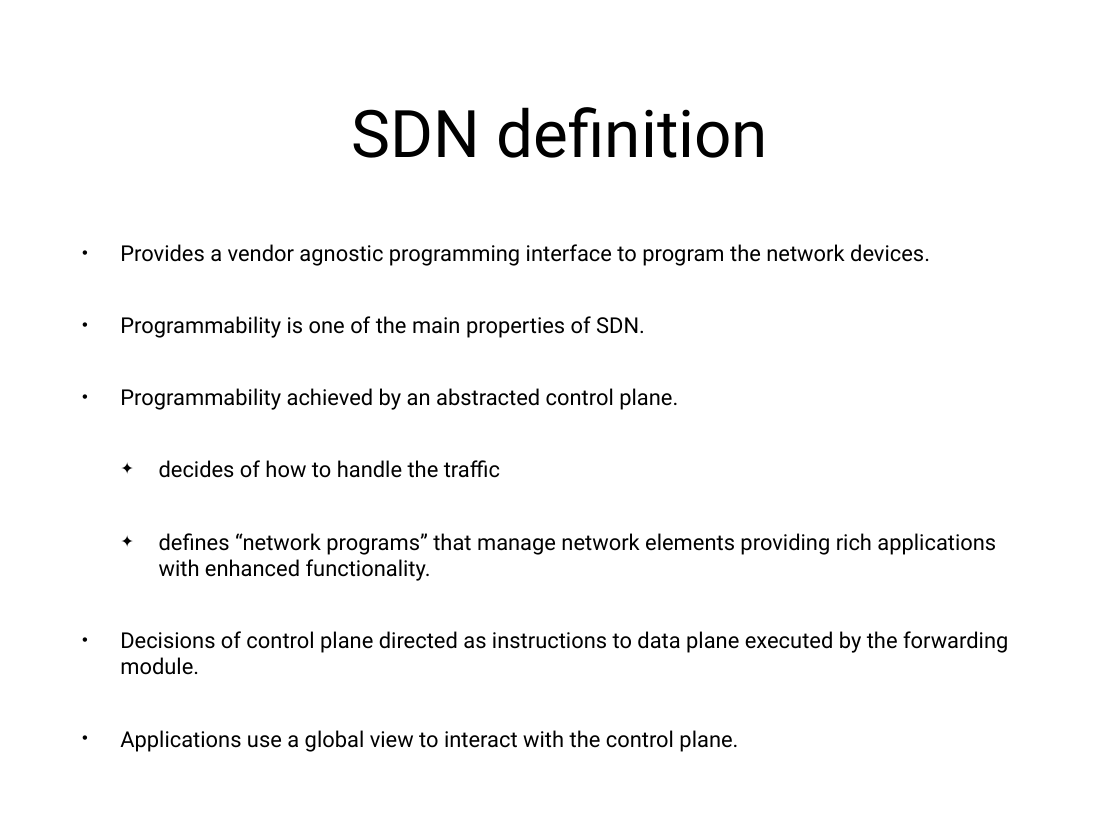
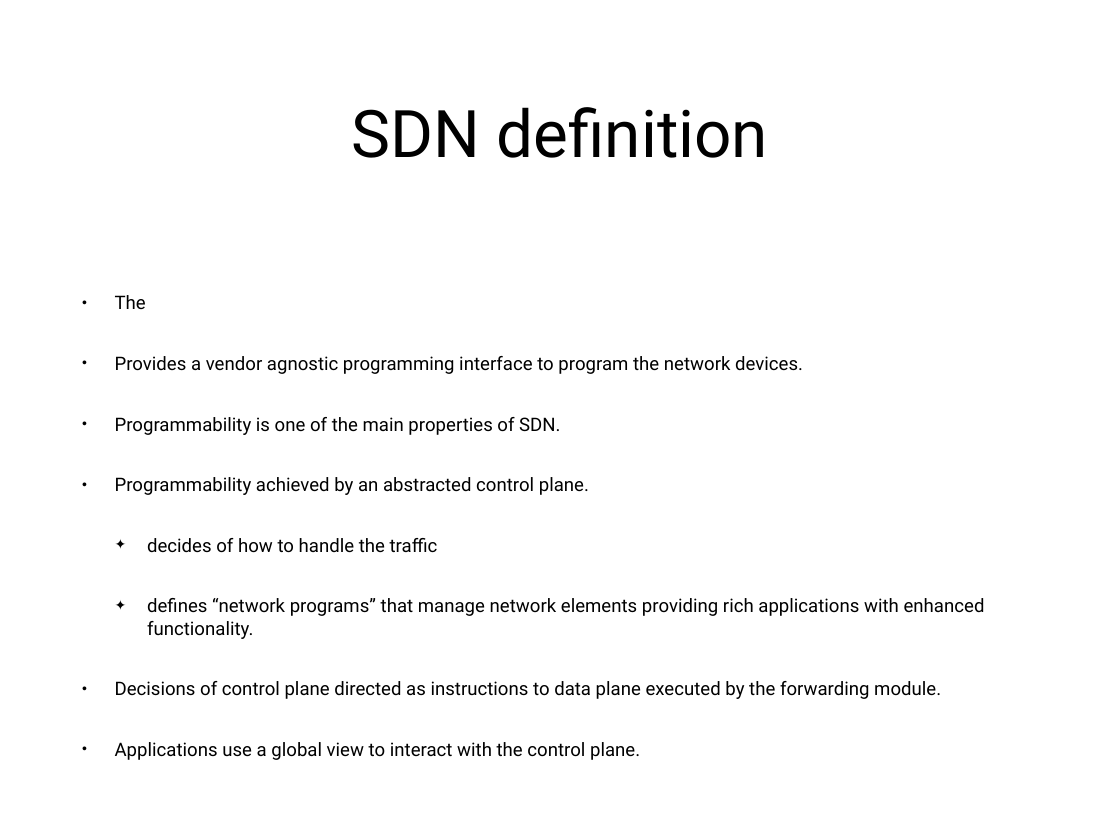
Before and after one commit to nickkaranatsios/ruby-utils, a slide deck: slide 12 of docs/sdn-lecture-notes.pptx (slide 6 before the commit). Drawn at 1120x840 pixels with LibreOffice and Linux fonts; fonts in the diff are those of the drawing. Boxes give left, top, right and bottom in pixels: in the first picture for what was removed or moved away, otherwise in the second. Text is boxed around its words. In the diff, an @@ line names an element or a change of style, - is before the commit and + after.

```diff
--- a/docs/sdn-lecture-notes.pptx
+++ b/docs/sdn-lecture-notes.pptx
@@ text at (115, 295, 146, 309): paragraph added @@
+• The
@@ text at (115, 356, 985, 760): size 20 to 17 pt; indent changed; less space between paragraphs @@
```
Also in this commit, not shown: 3 other slides changed, 8 slides added, 2 slides removed.
